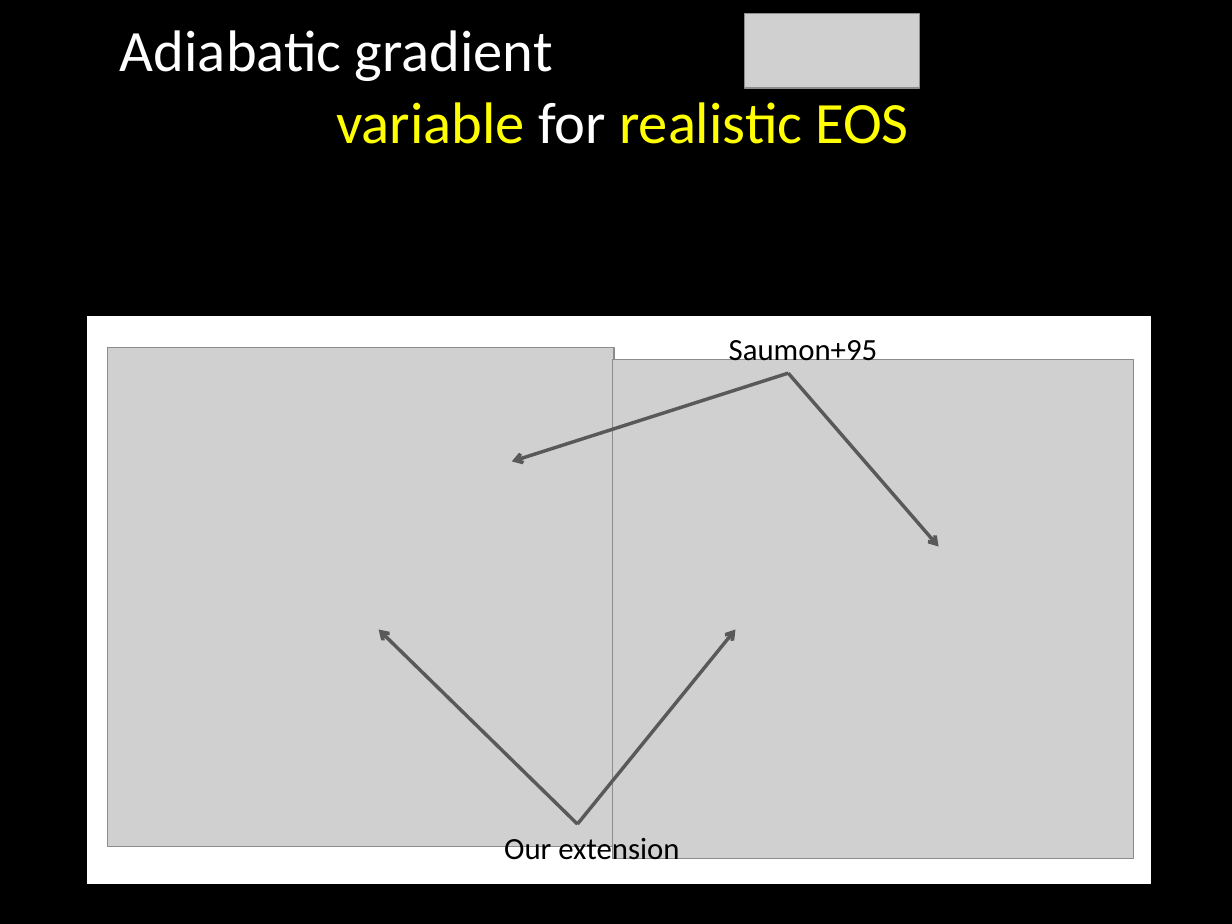
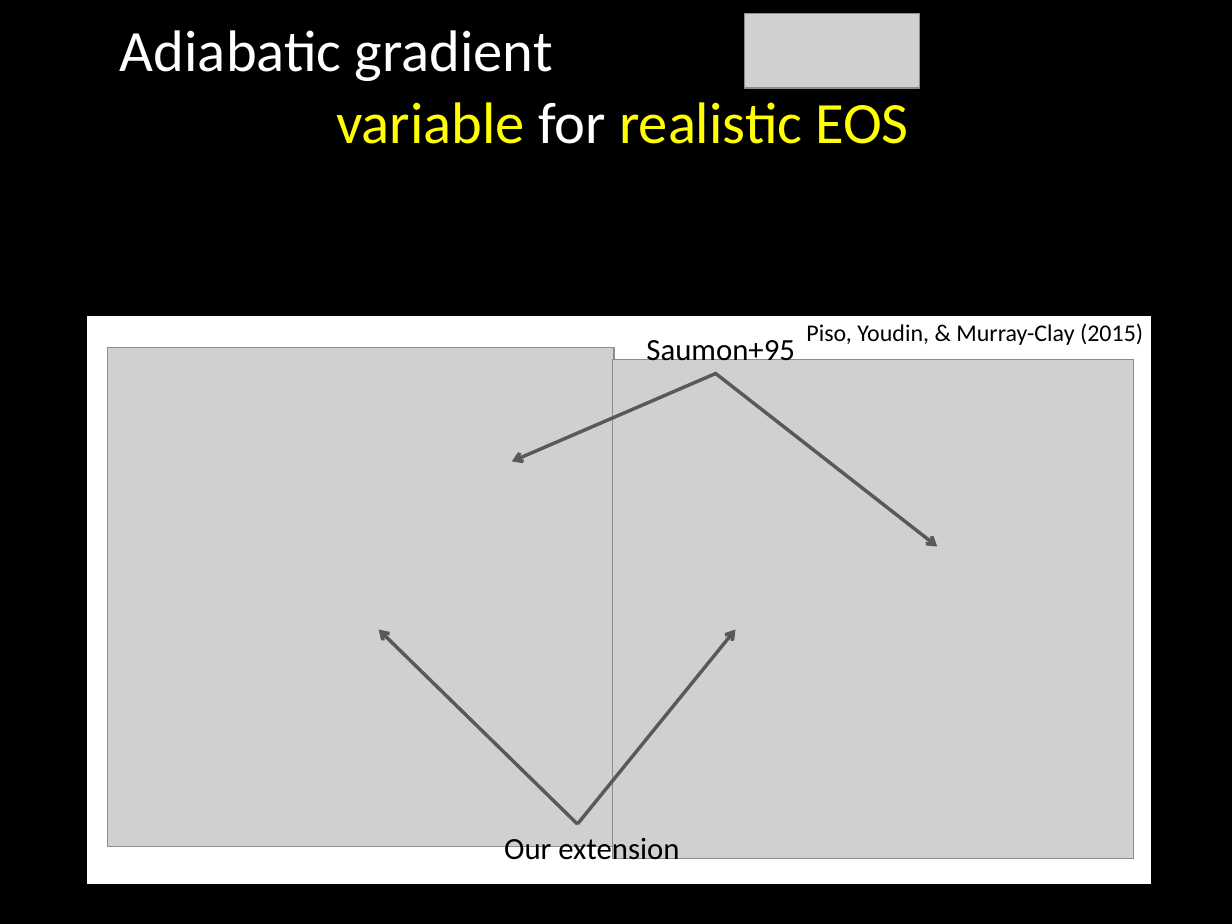
Before and after one commit to apiso/Thesis, a slide deck: slide 16 of slides/SPF1_talk_v2.pptx. Drawn at 1232x924 pixels with LibreOffice and Linux fonts; fonts in the diff are those of the drawing; grey boxes stand for pictures. Boxes give left, top, right and bottom in pixels: in the first picture for what was removed or moved away, otherwise in the second. Text is boxed around its words. In the diff, an @@ line names an element or a change of style, - is before the commit and + after.

```diff
--- a/slides/SPF1_talk_v2.pptx
+++ b/slides/SPF1_talk_v2.pptx
@@ text "Saumon+95": place and size @@
-text "Saumon+95" at bbox=[729, 340, 878, 368]
+text "Saumon+95" at bbox=[646, 340, 795, 368]
@@ text added at bbox=[806, 323, 1143, 345], 14 pt, text #000000 @@
+Piso, Youdin, & Murray-Clay (2015)
@@ arrow moved from (788, 373) - (511, 462) to (717, 373) - (511, 462) @@
@@ arrow moved from (788, 373) - (939, 547) to (716, 373) - (938, 547) @@
```
Also in this commit, not shown: 6 other slides changed, 7 other files.
